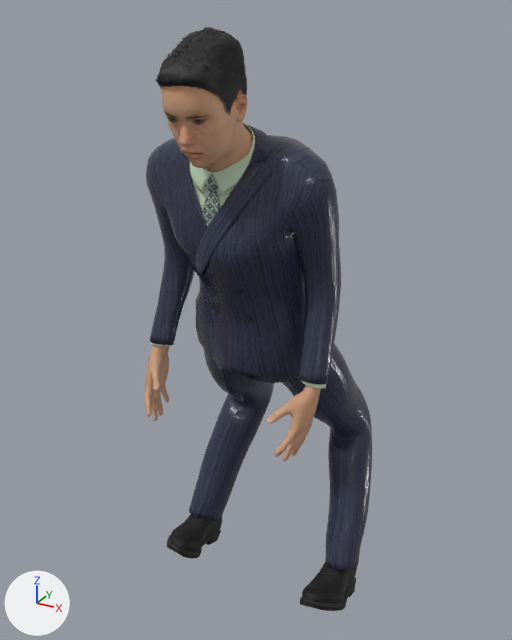
Renders of the glTF model assets/personaggi/realistici/crouch/uomo-05.glb from each side of a commit.
Camera for both pictures: a 50 mm camera at (0.885, -1.649, 1.772) aimed at (-0.021, -0.003, 0.949). The lights are fixed; the arrows at lower left show +X, +Y and +Z. The picture after the commit comes second. Vertices at exactly the same position are counted once.

Objects in the first picture: 'Human', 'Human.eyelashes02', 'Human.shoes03', 'Human.short01', 'Human.toigo_male_double-breasted_suit'.
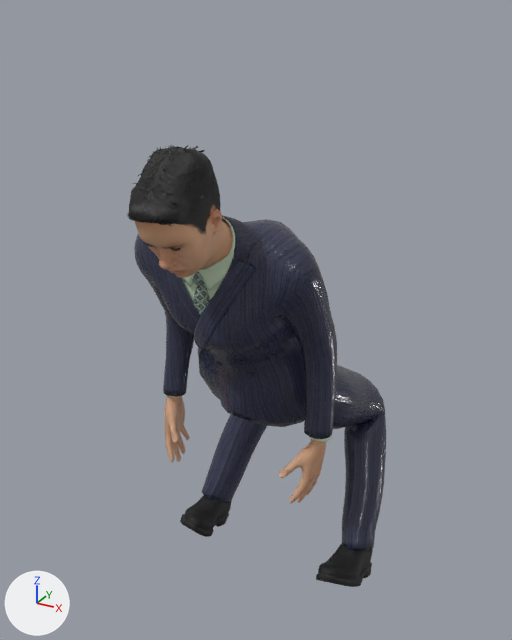
Location of each change, (x1, y1, x2, y2) in pixels of the pictures (512 x 640 px; the box of a moved part takes in the faces that stretch with it):
'Human.toigo_male_double-breasted_suit', reshaped, moved (11% wider, 25% shorter): before (146, 123, 372, 570); after (134, 215, 386, 549)
'Human', moved, turned: before (144, 73, 321, 462); after (135, 196, 326, 503)
'Human.short01', moved, turned: before (156, 27, 247, 114); after (127, 145, 221, 233)
'Human.shoes03', reshaped, moved: before (167, 514, 357, 611); after (180, 495, 373, 587)
'Human.eyelashes02', moved: before (168, 118, 204, 125); after (142, 242, 180, 251)
part 2 of me_shoes03, moved or reshaped: before (300, 562, 357, 611); after (316, 543, 373, 587)
part 3 of me_shoes03, moved or reshaped: before (167, 514, 222, 558); after (180, 495, 232, 537)
part 5 of me_suit_double_breasted, moved or reshaped: before (244, 316, 254, 323); after (248, 372, 255, 377)
part 6 of me_suit_double_breasted, moved or reshaped (not visible afterwards): before (235, 290, 245, 294)
part 7 of me_suit_double_breasted, moved or reshaped: before (202, 173, 220, 227); after (192, 271, 211, 315)
part 8 of me_suit_double_breasted, moved or reshaped: before (191, 178, 237, 213); after (181, 278, 223, 303)
part 9 of me_suit_double_breasted, moved or reshaped: before (189, 123, 255, 196); after (183, 217, 235, 291)
part 10 of me_suit_double_breasted, moved or reshaped: before (301, 380, 326, 389); after (310, 436, 331, 442)
part 11 of me_suit_double_breasted, moved or reshaped: before (150, 342, 170, 346); after (164, 394, 179, 397)
part 12 of me_suit_double_breasted, moved or reshaped: before (146, 125, 372, 570); after (134, 215, 386, 549)

What changed in the scene script:
```text
Change me_base_004:
    remove me_base_004.from_pydata(...)  # 7684 vertices, 15276 faces; spans x -0.262..0.262, y -0.383..-0.122, z 0.762..1.782
    add me_base_004.from_pydata(...)  # 7684 vertices, 15276 faces; spans x -0.262..0.262, y -0.504..-0.086, z 0.71..1.698
    me_base_004 part 1: the whole mesh is turned 14.3 degrees about the x axis through its middle, then moved by (0.0, -0.022, -0.071)
Change me_shoes03:
    remove me_shoes03.from_pydata(...)  # 2222 vertices, 4128 faces; spans x -0.327..0.327, y -0.164..0.187, z 0.072..0.335
    add me_shoes03.from_pydata(...)  # 2222 vertices, 4128 faces; spans x -0.34..0.34, y -0.061..0.296, z 0.215..0.478
    me_shoes03 part 2: the loose piece of 759 vertices spanning x 0.194..0.327, y -0.164..0.133, z 0.072..0.228 is multiplied about its middle by the matrix ((0.998, 0.042, -0.054), (-0.038, 0.996, 0.078), (0.057, -0.076, 0.995)), then moved by (0.014, 0.097, 0.153)
    me_shoes03 part 3: the loose piece of 759 vertices spanning x -0.327..-0.194, y -0.164..0.133, z 0.072..0.228 is multiplied about its middle by the matrix ((0.998, -0.042, 0.054), (0.038, 0.996, 0.078), (-0.057, -0.076, 0.995)), then moved by (-0.014, 0.097, 0.153)
    other edits to the shape of me_shoes03 do not show in these pictures
Change me_short01_001:
    remove me_short01_001.from_pydata(...)  # 2984 vertices, 3678 faces; spans x -0.083..0.082, y -0.395..-0.165, z 1.609..1.807
    add me_short01_001.from_pydata(...)  # 2984 vertices, 3678 faces; spans x -0.083..0.082, y -0.52..-0.275, z 1.533..1.723
    me_short01_001 part 4: the whole mesh is turned 14.3 degrees about the x axis through its middle, then moved by (0.0, -0.129, -0.091)
Change me_suit_double_breasted:
    remove me_suit_double_breasted.from_pydata(...)  # 5393 vertices, 10062 faces; spans x -0.313..0.313, y -0.268..0.33, z 0.156..1.601
    add me_suit_double_breasted.from_pydata(...)  # 5393 vertices, 10062 faces; spans x -0.328..0.328, y -0.316..0.456, z 0.296..1.545
    me_suit_double_breasted part 5: the loose piece of 65 vertices spanning x 0.031..0.058, y -0.165..-0.153, z 1.086..1.109 is scaled about its middle by (1.01, 1, 0.859), then moved by (0.0, 0.009, -0.025)
    me_suit_double_breasted part 6: the loose piece of 65 vertices spanning x 0.03..0.056, y -0.212..-0.195, z 1.181..1.199 is turned 17.1 degrees about the x axis through its middle and scaled by 0.979, then moved by (0.0, -0.003, -0.051)
    me_suit_double_breasted part 7: the loose piece of 480 vertices spanning x -0.041..0.019, y -0.249..-0.225, z 1.344..1.49 is turned 14.3 degrees about the x axis through its middle, then moved by (0.0, -0.058, -0.071)
    me_suit_double_breasted part 8: the loose piece of 130 vertices spanning x -0.107..0.106, y -0.241..-0.193, z 1.366..1.519 is turned 14.3 degrees about the x axis through its middle, then moved by (0.0, -0.065, -0.067)
    me_suit_double_breasted part 9: the loose piece of 530 vertices spanning x -0.102..0.096, y -0.244..-0.133, z 1.437..1.601 is turned 14.3 degrees about the x axis through its middle, then moved by (0.0, -0.085, -0.063)
    me_suit_double_breasted part 10: the loose piece of 96 vertices spanning x 0.207..0.271, y -0.198..-0.132, z 0.951..0.984 is turned 14.3 degrees about the x axis through its middle, then moved by (0.0, 0.051, -0.04)
    me_suit_double_breasted part 11: the loose piece of 96 vertices spanning x -0.269..-0.204, y -0.2..-0.134, z 0.955..0.989 is turned 14.3 degrees about the x axis through its middle, then moved by (0.0, 0.05, -0.04)
    me_suit_double_breasted part 12: 3411 of 5393 vertices moved; they spanned x -0.313..0.313, y -0.268..0.33, z 0.156..1.594 and now span x -0.328..0.328, y -0.308..0.456, z 0.296..1.54; mean shift (0.0, 0.031, 0.028); largest move (0.192, 0.197, 0.569) -> (0.194, 0.351, 0.696)
    other edits to the shape of me_suit_double_breasted do not show in these pictures
Change ob_human:
    ob_human.location: (0.0, 0.0, -0.072) -> (0.0, 0.0, -0.215)
Change ob_human_eyelashes02:
    ob_human_eyelashes02.location: (0.0, 0.0, -0.072) -> (0.0, 0.0, -0.215)
Change ob_human_shoes03:
    ob_human_shoes03.location: (0.0, 0.0, -0.072) -> (0.0, 0.0, -0.215)
Change ob_human_short01:
    ob_human_short01.location: (0.0, 0.0, -0.072) -> (0.0, 0.0, -0.215)
Change ob_human_toigo_male_double_breasted_suit:
    ob_human_toigo_male_double_breasted_suit.location: (0.0, 0.0, -0.072) -> (0.0, 0.0, -0.215)
```
